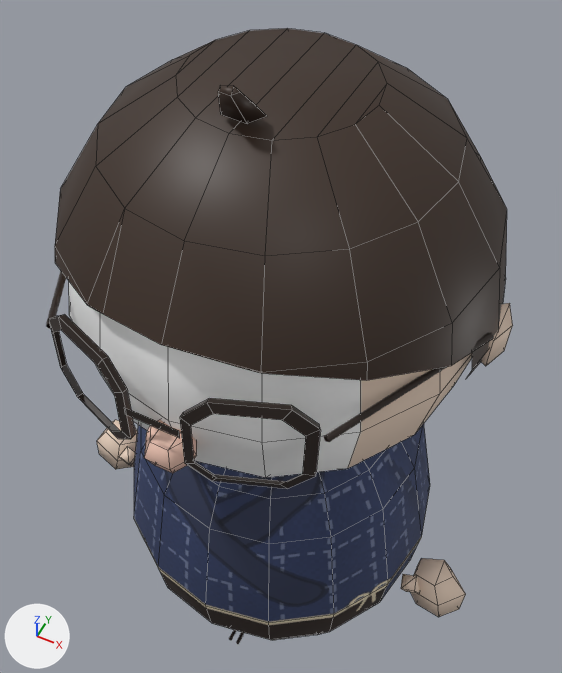
An edit to the Blender file blender/crew_server.blend, drawn before and after from the same camera.
The view is the same before and after, from a 50 mm lens placed at (0.329, -0.657, 1.487), pointed at (-0.032, 0.065, 0.585). Every picture has the same lights, and +X, +Y and +Z are marked at lower left. The first picture is the older version. Mesh edges are drawn as thin lines on the coarser meshes.

The older version as bpy lines, for what is in view:
```python
me_bossbody_001 = bpy.data.meshes.new('BossBody.001')
me_bossbody_001.from_pydata(...)  # 128 vertices, 120 faces; spans x -0.262..0.262, y -0.262..0.262, z 0.01..0.583
me_bossbody_001.polygons.foreach_set('use_smooth', [True] * 120)
me_bossbody_001.materials.append(mat_bosscoat_002)  # picture img_server_body
me_bossface_001 = bpy.data.meshes.new('BossFace.001')
me_bossface_001.from_pydata(...)  # 25 vertices, 16 faces; spans x -0.191..0.191, y -0.27..-0.135, z -0.191..0.191
me_bossface_001.materials.append(mat_crewface)  # picture img_server_face
me_bossglassarm1 = bpy.data.meshes.new('BossGlassArm1')
me_bossglassarm1.from_pydata([(0.171, -0.241, 0.843), (0.175, -0.243, 0.839), (0.171, -0.241, 0.834), (0.167, -0.239, 0.839), (0.278, -0.029, 0.841), (0.282, -0.031, 0.837), (0.278, -0.029, 0.832), (0.274, -0.027, 0.837)], [], [(0, 4, 7, 3), (1, 5, 4, 0), (2, 6, 5, 1), (3, 7, 6, 2)])
me_bossglassarm1.polygons.foreach_set('use_smooth', [True] * 4)
me_bossglassarm1.materials.append(mat_bossframe)  # black #2a1e18
ob_bossbody = bpy.data.objects.new('BossBody', me_bossbody_001)
ob_bossbody.parent = ob_crew
ob_bossbody.location = (0.0, 0.0, 0.0)
ob_bossface = bpy.data.objects.new('BossFace', me_bossface_001)
ob_bossface.parent = ob_crew
ob_bossface.location = (0.0, 0.0, 0.8)
ob_bossglassarm1 = bpy.data.objects.new('BossGlassArm1', me_bossglassarm1)
ob_bossglassarm1.parent = ob_crew
ob_bossglassarm1.location = (0.0, 0.0, 0.0)
# also in view: 'BossEar1' at (0.278, 0.015, 0.795); 'BossHairTop' at (0.0, 0.013, 0.884); 'BossHairAhoge' at (0.004, -0.098, 1.092); 'BossHead' at (0.0, -0.01, 0.771); 'BossHandRMitt' at (0.315, -0.05, 0.26)
```
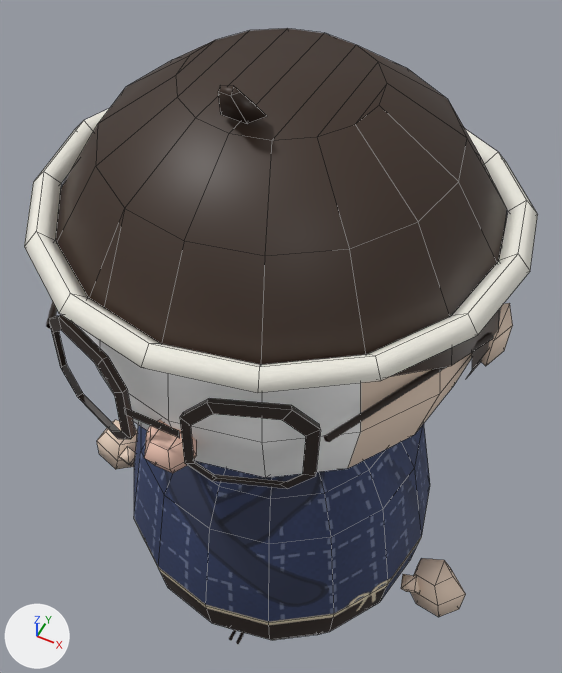
Location of each change, (x1, y1, x2, y2) in pixels of the pictures (562 x 673 px):
'BossTenuguiRoll', added: after (24, 108, 538, 393)

Diff of the bpy script that builds the scene:
```diff
--- a/blender/crew_server.blend.py
+++ b/blender/crew_server.blend.py
@@ me_bosstenuguiroll @@
+me_bosstenuguiroll.from_pydata(...)  # 64 vertices, 64 faces; spans x -0.295..0.295, y -0.295..0.307, z 0.866..0.934
+me_bosstenuguiroll.polygons.foreach_set('use_smooth', [True] * 64)
+me_bosstenuguiroll.materials.append(mat_bosstenugui_001)  # picture img_server_tenugui
@@ ob_bosstenuguiroll @@
+ob_bosstenuguiroll = bpy.data.objects.new('BossTenuguiRoll', me_bosstenuguiroll)
+ob_bosstenuguiroll.parent = ob_crew
+ob_bosstenuguiroll.location = (0.0, 0.0, 0.0)
```
